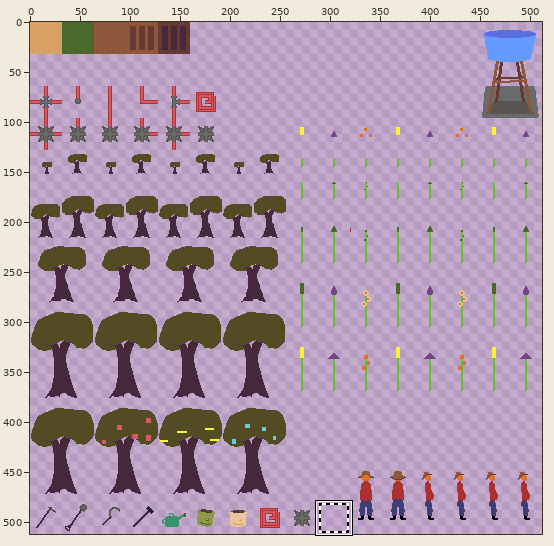
File history of a sprite sheet, Game/Assets/TextureAtlas.png. Above, an overview of the earlier version with the close-up marked.
Close-up. As it was:
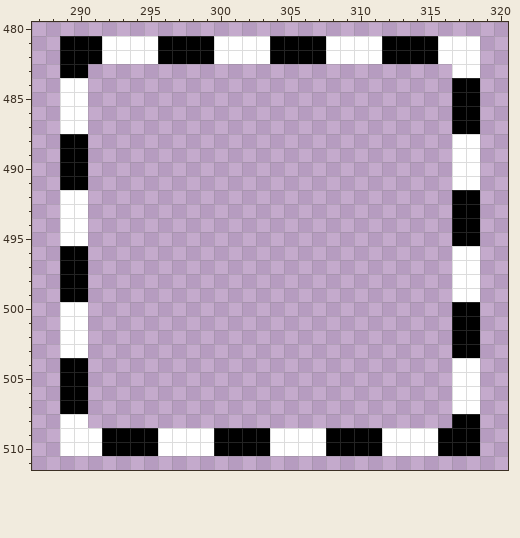
The file is 512x512 pixels. Shown: x 287..320, y 480..511. The commit also changed other parts of the picture, which this record leaves out.
Now the later version:
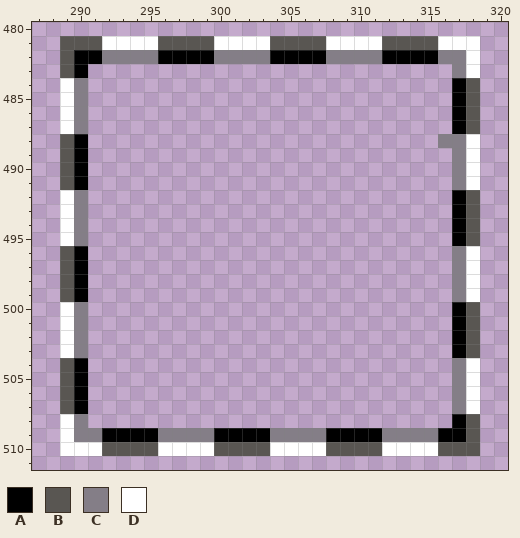
Palette (. is transparent): A #000000  B #595652  C #847e87  D #ffffff
From old to new:
y 481: x 289..291 AAA -> BBB; x 296..299 AAAA -> BBBB; x 304..307 AAAA -> BBBB; x 312..315 AAAA -> BBBB
y 482: x 289 A -> B; x 292..295 DDDD -> CCCC; x 300..303 DDDD -> CCCC; x 308..311 DDDD -> CCCC; x 316..317 DD -> CC
y 483: x 289 A -> B; x 317 D -> C
y 484..487: x 290 D -> C; x 318 A -> B
y 488: x 289 A -> B; x 316..317 .D -> CC
y 489..491: x 289 A -> B; x 317 D -> C
y 492..495: x 290 D -> C; x 318 A -> B
y 496..499: x 289 A -> B; x 317 D -> C
y 500..503: x 290 D -> C; x 318 A -> B
y 504..507: x 289 A -> B; x 317 D -> C
y 508: x 290 D -> C; x 318 A -> B
y 509: x 290..291 DD -> CC; x 296..299 DDDD -> CCCC; x 304..307 DDDD -> CCCC; x 312..315 DDDD -> CCCC; x 318 A -> B
y 510: x 292..295 AAAA -> BBBB; x 300..303 AAAA -> BBBB; x 308..311 AAAA -> BBBB; x 316..318 AAA -> BBB
Pixel boxes of the changes (left, top, right, bottom) in both close-ups:
changed: (60, 36, 480, 456)
